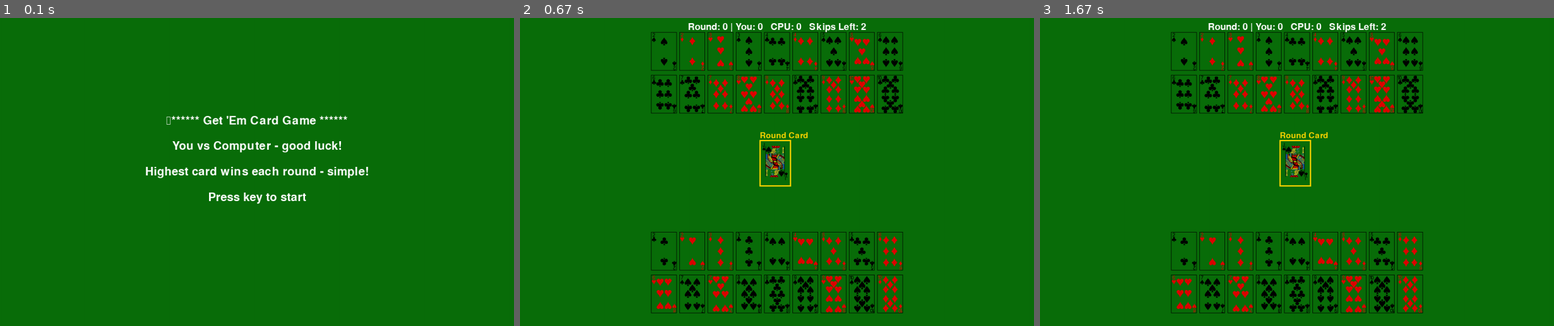
Above: before the commit, frames 1-3 (left to right).
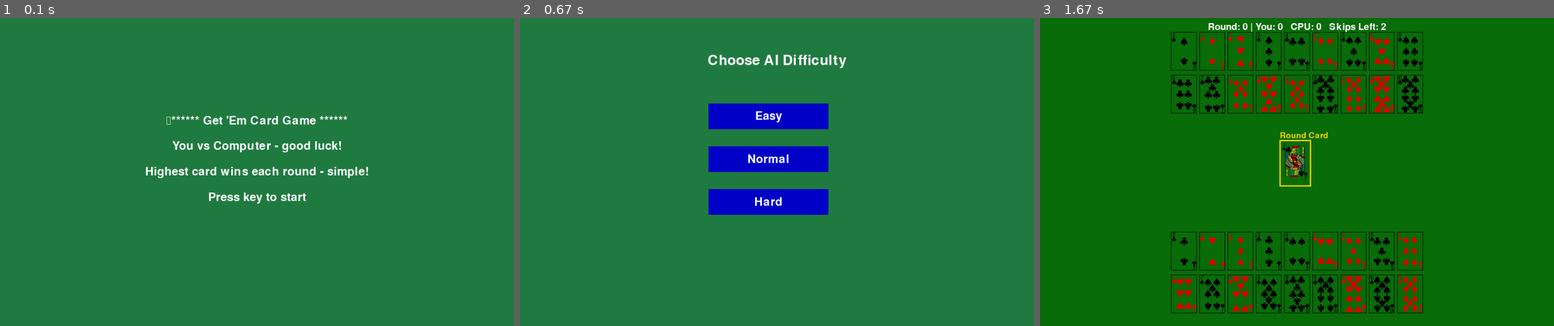
Above: after the commit, the same moments.

Repository: taeheon21/Card-Game-
Game: pygame game, started from PygameUI.py
Two runs of this game, one before a commit and one after it. Both use one fixed random seed, a clock stepped at 60 frames per second and the inputs below.
Inputs (mouse positions are in pixels of both pictures, inside the frame that each line leads up to):
- Up to frame 1 (0.1 s): no input
- Up to frame 2 (0.67 s): tap Enter at 0.33 s
- Up to frame 3 (1.67 s): click (1302, 190) at 0.82 s

The runs differ from the first frame. In frame 1, 99% of the frame differs, in the area x 0-100%, y 0-100%; in frame 2, 100%; in frame 3, nothing differs.

Commit message:
Updated Pygame, game.py, and add a return line in Computer_AI.py

Diff:
--- a/PygameUI.py
+++ b/PygameUI.py
@@ -4,36 +4,102 @@
 from game_logic.deck import Deck
 from game_logic.Player import Player
 from game_logic.game import Game
+from game_logic.Computer_AI import ComputerAI
 
 from collections import defaultdict
 import sys # for quiting the game once its over
 
+# === Game Constants ===5667929
 pygame.init()
-
-def displayWelcomeScreen():
-    screen.fill(green)
-    font = pygame.font.SysFont(None, 40)
-
-    welcome_message= ["\n****** Get 'Em Card Game ******",
-    "You vs Computer - good luck!",
-    "Highest card wins each round - simple!",
-    "Press key to start"]
-
-    for i, line in enumerate(welcome_message):
-        text = font.render(line, True, WHITE)
-        text_rect = text.get_rect(center=(screen.get_width() // 2, 240 + i * 60))
-        screen.blit(text, text_rect)
-
-    pygame.display.flip()
-    # Wait for user to press a key
-    waiting = True
-    while waiting:
-        for event in pygame.event.get():
-            if event.type == pygame.QUIT:
-                pygame.quit()
-                sys.exit()
-            if event.type == pygame.KEYDOWN:
-                waiting = False
+SCREEN_WIDTH, SCREEN_HEIGHT = 1200, 720
+BUTTON_WIDTH, BUTTON_HEIGHT = 120, 40
+MARGIN, FPS = 20, 30
+
+# === Colors ===
+WHITE = (255, 255, 255)
+BLACK = (0, 0, 0)
+GREEN = (0, 150, 0)
+RED = (200, 0, 0)
+BLUE = (0, 0, 200)
+LIGHT_BLUE = (100, 100, 255)
+GRAY = (200, 200, 200)
+LIGHT_GRAY = (230, 230, 230)
+YELLOW = (255, 255, 0)
+GOLD = (255, 215, 0)
+
+# poker table colour
+green = (33, 124, 66)
+class GameUI:
+    def __init__(self):
+        self.screen = pygame.display.set_mode((SCREEN_WIDTH, SCREEN_HEIGHT))
+        pygame.display.set_caption("Get 'Em")
+    def displayWelcomeScreen(self):
+        self.screen.fill(green)
+        font = pygame.font.SysFont(None, 40)
+
+        welcome_message= ["\n****** Get 'Em Card Game ******",
+        "You vs Computer - good luck!",
+            "Highest card wins each round - simple!",
+        "Press key to start"]
+
+        for i, line in enumerate(welcome_message):
+            text = font.render(line, True, WHITE)
+            text_rect = text.get_rect(center=(self.screen.get_width() // 2, 240 + i * 60))
+            self.screen.blit(text, text_rect)
+
+        pygame.display.flip()
+        # Wait for user to press a key
+        waiting = True
+        while waiting:
+            for event in pygame.event.get():
+                if event.type == pygame.QUIT:
+                    pygame.quit()
+                    sys.exit()
+                if event.type == pygame.KEYDOWN:
+                    waiting = False
+    def select_difficulty_screen(self):
+        """Displays a screen where the player chooses the AI difficulty level."""
+        self.screen.fill(green)
+        font_title = pygame.font.SysFont(None, 48)
+        font_button = pygame.font.SysFont(None, 40)
+
+    # Title
+        title_text = "Choose AI Difficulty"
+        title_surf = font_title.render(title_text, True, WHITE)
+        title_rect = title_surf.get_rect(center=(SCREEN_WIDTH // 2, 100))
+        self.screen.blit(title_surf, title_rect)
+
+    # Define buttons
+        levels = ["Easy", "Normal", "Hard"]
+        buttons = []
+        for i, level in enumerate(levels):
+            btn_rect = pygame.Rect(440, 200 + i * 100, 280, 60)
+            buttons.append((btn_rect, level))
+
+    # Draw buttons
+        for rect, label in buttons:
+            pygame.draw.rect(self.screen, BLUE, rect)
+            label_surf = font_button.render(label, True, WHITE)
+            label_rect = label_surf.get_rect(center=rect.center)
+            self.screen.blit(label_surf, label_rect)
+
+        pygame.display.flip()
+
+    # Wait for user to click a button
+        while True:
+            for event in pygame.event.get():
+                if event.type == pygame.QUIT:
+                    pygame.quit()
+                    sys.exit()
+                elif event.type == pygame.MOUSEBUTTONDOWN:
+                    for rect, level in buttons:
+                        if rect.collidepoint(event.pos):
+                            return level.lower()
+
+game_ui = GameUI()
+game_ui.displayWelcomeScreen()
+difficulty = game_ui.select_difficulty_screen()
+ai = ComputerAI(mode=difficulty)
 
 def announce_winner(champion):
     """tells everyone who won at the end"""
@@ -112,7 +178,7 @@
 
 deck = Deck()  # Create a new shuffled deck
 cards = deck.create_number_cards()
-random.shuffle(cards)
+random.shuffle(cards)#maybe delete this?
 grouped_cards = defaultdict(list)
 for card_str in cards:
     value = card_str[:-1]  # all characters except the last
@@ -137,10 +203,15 @@
 player.hand = player_cards  # Assign the list of 18 cards
 computer.hand = computer_cards
 player.hand = [f"{val}{suit[0].upper()}" for val, suit in player_cards]
-computer.hand = [f"{val}{suit[0].upper()}" for val, suit in computer_cards]
+
+# We give the computer the actual Card objects (used in UI)
+game = Game()
+game.player = player
+game.computer = computer
 
 player_hand = []
 computer_hand = []
+computer_string_hand = []  # for AI
 
 # Fill player and computer hands
 for plyer, (value, suit) in enumerate(player_cards):
@@ -155,7 +226,11 @@
         y = 33 + (comp // 9) * (CARD_HEIGHT + 10)
         image_path = get_card_image_path(value, suit)
         computer_hand.append(Card(x, y, value, suit, image_path))
-
+        # Add to AI hand
+        computer_string_hand.append(f"{value}{suit[0].upper()}")
+# Update AI Player hand with string version
+computer.hand = computer_string_hand
+ai = ComputerAI(mode=difficulty)
 
 figure_cards = deck.create_figure_cards() # shuffled list of figure cards(imported from the deck class)
 center_figure = deck.draw_figure_card()  # pick one figure card from the top
@@ -190,13 +265,21 @@
     height=FIGURE_CARD_HEIGHT,
     border_color=GOLD                 # Gold border
 )
+# Converts string like "7H" to a card-like object with .value, .suit, .code
+class SimpleCard:
+    def __init__(self, code):
+        self.code = code
+        self.value = int(code[:-1])
+        self.suit = code[-1]
+
+def build_computer_hand_objects(card_strs):
+    return [SimpleCard(c) for c in card_strs]
 
 round_in_progress = False
 round_ended = False
 round_end_time = 0
-displayWelcomeScreen() #Welcome message!
-
-def run_game(center_figure, figure_cards):
+
+def run_game(center_figure, figure_cards,ai):
     game_is_running = True
     selected_card = None
     computer_card = None
@@ -210,10 +293,6 @@
 
     played_player_card = None
     played_computer_card = None
-
-    game = Game()
-    game.player = player
-    game.computer = computer
 
     while game_is_running:
         screen.fill(green)
@@ -258,20 +337,55 @@
                     player_hand.remove(selected_card)   # Remove after it's moved
                     player.play_card(selected_card_str)
 
+                    # Replace string hand with card-like objects for the AI logic
+                   # 🔁 UPDATE the AI's string hand (AFTER visual hand has been changed)
+                    game.computer.hand = [f"{card.value}{card.suit[0].upper()}"
+                      for card in computer_hand]
+                    print("🔍 AI hand before playing:", game.computer.hand)
+                    print("🃏 UI computer_hand (visible):", [f"{card.value}{card.suit[0].upper()}" for card in computer_hand])
+
+                    computer_card_obj = ai.play(game)
+                    print("AI played:", computer_card_obj)
+                    if isinstance(computer_card_obj, str):
+                        computer_card_str = computer_card_obj
+                    elif hasattr(computer_card_obj, "code"):
+                        computer_card_str = computer_card_obj.code
+                    else:
+                        computer_card_str = None
+                    # 👇 Find the matching Card object from computer_hand
+                    for card in computer_hand:
+                        card_code = f"{card.value}{card.suit[0].upper()}"
+                        if card_code == computer_card_str:
+                            computer_card = card
+                            played_computer_card = card
+                            computer_hand.remove(card)
+                            card.rect.topleft = (screen.get_width() // 2 - 160, screen.get_height() // 2)
+                            break
+
+                        if computer_card and computer_card_str in game.computer.hand:
+                            game.computer.hand.remove(computer_card_str)
+
                     # Computer's turn
-                    computer_card = random.choice(computer_hand)
-                    computer_card_str = f"{computer_card.value}{computer_card.suit[0].upper()}"
-                    computer_card.rect.topleft = (screen.get_width() // 2 - 160, screen.get_height() // 2)
-                    computer.play_card(computer_card_str)
-                    played_computer_card = computer_card
-                    computer_hand.remove(computer_card)
+                    # The AI plays a card (internally updates computer.hand)
+
+                # If it returned a card, move and draw it
+                    if computer_card:
+                        computer_card.rect.topleft = (screen.get_width() // 2 - 160, screen.get_height() // 2)
+                        played_computer_card = computer_card
+                    else :
+                        warning = "Error: Computer failed to play a card."
+                        warning_timer = pygame.time.get_ticks() + 3000
+                        round_phase = "waiting_for_play"
+                        continue
 
                     round_phase = "cards_revealed"
                     phase_timer = pygame.time.get_ticks() + 1500
                     # Resolve round
 
         if round_phase == "cards_revealed" and pygame.time.get_ticks() > phase_timer:
-            round_outcome = game.resolve_round(int(selected_card.value), int(computer_card.value), int(center_figure_card.value))
+            player_card_str = f"{selected_card.value}{selected_card.suit[0].upper()}"
+            computer_card_str = f"{computer_card.value}{computer_card.suit[0].upper()}"
+            round_outcome = game.play_round(player_card_str, computer_card_str, center_figure)
             round_phase = "result_display"
             phase_timer = pygame.time.get_ticks() + 1500
 
@@ -343,6 +457,6 @@
 
 
 
-run_game(center_figure, figure_cards)
+run_game(center_figure, figure_cards,ai)
 pygame.quit()
 sys.exit()
--- a/game_logic/Computer_AI.py
+++ b/game_logic/Computer_AI.py
@@ -1,7 +1,7 @@
 import pickle
 import random
 import numpy as np
-from game import Game
+from game_logic.game import Game
 
 
 
@@ -114,6 +114,7 @@
         card = min(hand, key=get_num)
 
     player.play_card(card)
+    return card  # UI return the card played
 
 
 
@@ -217,7 +218,7 @@
         if self.mode == 'easy':  # [Easy mode] computer drews card randomly no logic
             card = random.choice(comp.hand)
             comp.play_card(card)
-            return
+            return card
 
         if self.mode == 'Normal': # [Normal mode] Computer uses tree data structure and decides
             node = root
--- a/game_logic/game.py
+++ b/game_logic/game.py
@@ -72,58 +72,6 @@
             print(f"Computer wins the game")
     """ else:
             print(f"This round is tie! Deciding winner by coin flip...")  If we have total 5 rounds I think this codes are unnecessary"""
-'''
-import random
-from deck import Deck
-from Player import Player
-
-
-class Game:
-    # Manages the overall game flow and logic
-
-    def __init__(self):
-        # Initialize the game with a deck, two players, and a set number of rounds
-        self.deck = Deck()
-        self.players = [Player("You"), Player("Computer")]
-        self.round = 0
-        self.total_rounds = 15
-        self.user_round_sum = 0
-        self.computer_round_sum = 0
-        self.current_figure = None
-        self.deal_cards()
-
-    def start_game(self): #Taeheon
-        #Starts the game
-        print("Game is starting...")
-        while not self.game_over():
-            self.round += 1
-            print(f"Round {self.round}")
-            self.play_round()
-        self.declare_winner()
-
-    def deal_cards(self):
-        # Clear players' hands
-        for player in self.players:
-            player.hand = []
-
-        # Distribute cards - 2 of each rank to each player with random suits
-        for num in self.deck.nums:
-                num_cards = []
-                for suit in ['H', 'D', 'S', 'C']:
-                    num_cards.append(num + suit)
-                # Shuffle for randomness of suit
-                random.shuffle(num_cards)
-
-                # Player 1 gets the first 2 cards
-                self.players[0].hand.extend(num_cards[:2])
-                # Player 2 gets the remaining 2 cards
-                self.players[1].hand.extend(num_cards[2:])
-
-        for player in self.players:
-            # Sort cards by number
-            player.hand.sort(key=lambda card: int(player.get_num(card)))
-
-        print("Cards have been dealt; Let the game start!")
 
     def play_round(self):
         # Play round, both player and computer will draw card and card values will be compared
@@ -158,7 +106,7 @@
                     computer.add_score(fig_card_value)
                     print(f"Computer gets the figure card {fig_card_id} worth {fig_card_value} points.")
 
-                return
+                return  # Player skips their turn here
 
         if computer.used_special:
             # The same rule applies to computer
@@ -171,6 +119,7 @@
             if not comp_has_three_or_ten:
                 print("Computer doesn't have 3s or 10s after using special cards, therefore computer skips this round!")
 
+                # Resetting the bool value so it doesn't affect the next turn
                 computer.used_special = False
 
                 # Player gets card
@@ -205,9 +154,9 @@
         user_card = self.get_user_card()
         if user_card is None:  # User skipped (part of error fixing)
             return
-        '''
-        computer_card = computer.hand.pop(0)  (============================) This is a highlight for tomorrow
-        '''
+
+        computer_card = computer.hand.pop(0)
+
         # Display cards played
         print(f"You played: {user_card}")
         print(f"Computer played: {computer_card}")
@@ -258,7 +207,7 @@
         user.used_special = False
         computer.used_special = False
 
-        # Get numbers for comparison
+        # Get ranks for comparison
         num_user = user.get_num(user_card)
         num_computer = computer.get_num(computer_card)
 
@@ -286,7 +235,7 @@
             if player.score >= 101:
                 print(f"{player.name} wins with 101 points!")
 
-        # Compare number cards (Taeheon&Alexander)
+        # Compare number cards (Taeheon)
         if value_user > value_computer:
             print("You win this round!")
             user.add_score(figure_value)
@@ -297,6 +246,172 @@
             print(f"This round is a tie! Play another card to break the tie...")
             self.handle_tie()
 
+'''
+import random
+from deck import Deck
+from Player import Player
+
+
+class Game:
+    # Manages the overall game flow and logic
+
+    def __init__(self):
+        # Initialize the game with a deck, two players, and a set number of rounds
+        self.deck = Deck()
+        self.players = [Player("You"), Player("Computer")]
+        self.round = 0
+        self.total_rounds = 15
+        self.user_round_sum = 0
+        self.computer_round_sum = 0
+        self.current_figure = None
+        self.deal_cards()
+
+    def start_game(self): #Taeheon
+        #Starts the game
+        print("Game is starting...")
+        while not self.game_over():
+            self.round += 1
+            print(f"Round {self.round}")
+            self.play_round()
+        self.declare_winner()
+
+
+    def deal_cards(self):
+        # Clear players' hands
+        for player in self.players:
+            player.hand = []
+
+        # Distribute cards - 2 of each rank to each player with random suits
+        for num in self.deck.nums:
+                num_cards = []
+                for suit in ['H', 'D', 'S', 'C']:
+                    num_cards.append(num + suit)
+                # Shuffle for randomness of suit
+                random.shuffle(num_cards)
+
+                # Player 1 gets the first 2 cards
+                self.players[0].hand.extend(num_cards[:2])
+                # Player 2 gets the remaining 2 cards
+                self.players[1].hand.extend(num_cards[2:])
+
+        for player in self.players:
+            # Sort cards by number
+            player.hand.sort(key=lambda card: int(player.get_num(card)))
+
+        print("Cards have been dealt; Let the game start!")
+
+# The old play_round is now commented out
+#These parameters are determined through UI class
+    def play_round(self, user_card, computer_card, figure_card):
+        self.user_round_sum = 0
+        self.computer_round_sum = 0
+        user = self.players[0]
+        computer = self.players[1]
+
+        figure_id = figure_card[0]
+        figure_value = figure_card[1]
+        self.current_figure = figure_card
+
+        print(f"Your score: {self.players[0].score}")
+        print(f"Computer score: {self.players[1].score}")
+
+        # Check if players are restricted from playing 3s and 10s
+        if user.used_special:
+            if user_card.startswith('3') or user_card.startswith('10'):
+                print("You don't have 3s or 10s after using special cards, therefore you skip this round!")
+                user.used_special = False
+                print(f"Computer gets the figure card {figure_id} worth {figure_value} points.")
+                computer.add_score(figure_value)
+                return "Invalid move: 3/10 restriction."
+
+        if computer.used_special:
+            if computer_card.startswith('3') or computer_card.startswith('10'):
+                print("Computer doesn't have 3s or 10s after using special cards, therefore computer skips this round!")
+                computer.used_special = False
+                print(f"You get the figure card {figure_id} worth {figure_value} points.")
+                user.add_score(figure_value)
+                return "Computer skipped due to 3/10 rule."
+
+        print(f"Figure card on the table: {figure_id} (worth {figure_value} points)")
+        print(f"You played: {user_card}")
+        print(f"Computer played: {computer_card}")
+
+        # Redistribute if hands are empty
+        if not user.hand or not computer.hand:
+            print("Redistributing cards as one or both players have no cards left!")
+            self.deck.redistribute_number_cards()
+            self.deal_cards()
+
+        def special_card(card):
+            return card in ('2S', '9S')
+
+        user_special = special_card(user_card)
+        computer_special = special_card(computer_card)
+
+        if user_special or computer_special:
+            if user_special and computer_special:
+                if user_card == '9S' and computer_card != '9S':
+                    print("You win this round by playing special card 9 of Spades!")
+                    user.add_score(figure_value)
+                elif computer_card == '9S' and user_card != '9S':
+                    print("Computer wins this round by playing 9 of Spades!")
+                    computer.add_score(figure_value)
+                else:
+                    print("Both played special cards. Tie.")
+            elif user_special:
+                print(f"You win this round by playing special card {user_card}!")
+                user.add_score(figure_value)
+            else:
+                print(f"Computer wins this round by playing special card {computer_card}!")
+                computer.add_score(figure_value)
+
+            user.used_special = user_special
+            user.last_special = user_card if user_special else None
+            computer.used_special = computer_special
+            computer.last_special = computer_card if computer_special else None
+
+            return "Special card resolution."
+
+        # Reset if no specials used
+        user.used_special = False
+        computer.used_special = False
+
+        value_user = int(user.get_num(user_card))
+        value_computer = int(computer.get_num(computer_card))
+
+        self.user_round_sum += value_user
+        if self.user_round_sum in [12, 19]:
+            print(f"Warning: The sum of your played cards is {self.user_round_sum}, which is not allowed!")
+            print("You automatically lose this round!")
+            computer.add_score(figure_value)
+            return "Sum 12/19: You lose."
+
+        self.computer_round_sum += value_computer
+        if self.computer_round_sum in [12, 19]:
+            print(f"Warning: The sum of your played cards is {self.computer_round_sum}, which is not allowed!")
+            print("You automatically lose this round!")
+            user.add_score(figure_value)
+            return "CPU sum 12/19: You win."
+
+        for player in self.players:
+            if player.score >= 101:
+                print(f"{player.name} wins with 101 points!")
+
+        if value_user > value_computer:
+            print("You win this round!")
+            user.add_score(figure_value)
+            return "You win!"
+        elif value_user < value_computer:
+            print("Computer wins this round!")
+            computer.add_score(figure_value)
+            return "Computer wins!"
+        else:
+            print(f"This round is a tie! Play another card to break the tie...")
+            self.current_figure = ("TieCard", figure_value)
+            self.handle_tie()
+            return "Tie resolved!"
+
+
     def handle_tie(self):
         # Handle tie situation: Players play again, if tied again, coin flip decides
         user = self.players[0]
@@ -317,9 +432,9 @@
         user_card = self.get_user_card()
         if user_card is None:
             return
-        '''
-        computer_card = computer.hand.pop(0) ----------(Again, for tomorrow)
-        '''
+
+        computer_card = computer.hand.pop(0)
+
         print(f"Tiebreaker - You played: {user_card}")
         print(f"Tiebreaker - Computer played: {computer_card}")
 
@@ -333,6 +448,7 @@
 
         if user_special or computer_special:
             if user_special and computer_special:
+                # Both played special cards - 9S has priority
                 if user_card == '9S' and computer_card != '9S':
                     print("You win the tiebreaker by playing special card 9 of Spades!")
                     user.add_score(figure_value)
@@ -340,9 +456,11 @@
                     print("Computer wins the tiebreaker by playing special card 9 of Spades!")
                     computer.add_score(figure_value)
             elif user_special:
+                # Only user played special card
                 print(f"You win the tiebreaker by playing special card {user_card}!")
                 user.add_score(figure_value)
             else:
+                # Only computer played special card
                 print(f"Computer wins the tiebreaker by playing special card {computer_card}!")
                 computer.add_score(figure_value)
             return  # End tiebreaker after special card
